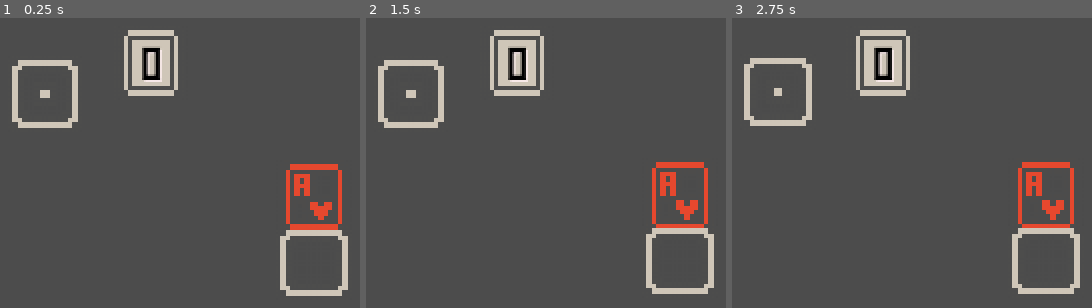
Above: before the commit, frames 1-3 (left to right).
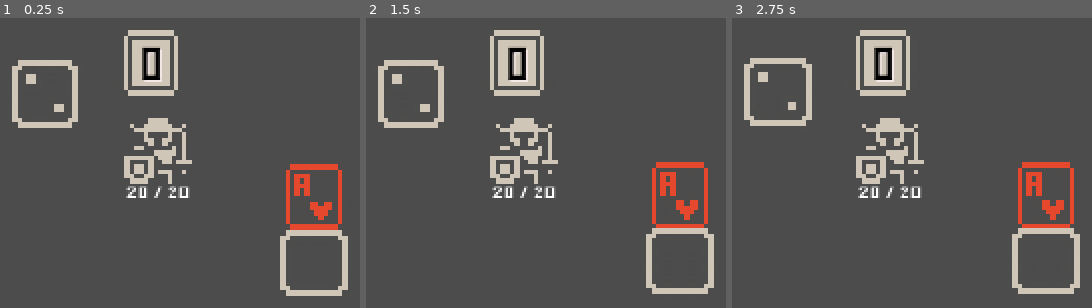
Above: after the commit, the same moments.

Repository: Karbb/gljam0
Game: Godot game, scene res://objects/GameArea.tscn
Two runs of this game, one before a commit and one after it. Both use one fixed random seed, a clock stepped at 60 frames per second and the inputs below.
Inputs (mouse positions are in pixels of both pictures, inside the frame that each line leads up to):
- Up to frame 1 (0.25 s): no input
- Up to frame 2 (1.5 s): tap Enter at 0.5 s; move the mouse to (517, 64) at 0.52 s; click (517, 64) at 0.67 s; tap Space at 1.25 s; move the mouse to (679, 197) at 1.27 s; click (679, 197) at 1.42 s
- Up to frame 3 (2.75 s): tap Enter at 2 s; move the mouse to (775, 93) at 2.02 s; click (775, 93) at 2.17 s

The runs differ from the first frame. In frame 1, 2.3% of the frame differs, in the area x 7-54%, y 19-63%; in frame 2, 2.3%; in frame 3, 2.3%.

Commit message:
omg pc don't do that plox

Diff:
--- /dev/null
+++ b/dynamic_font.tres
@@ -0,0 +1,6 @@
+[gd_resource type="DynamicFont" load_steps=2 format=2]
+
+[ext_resource path="res://assets/UniformRegular.otf" type="DynamicFontData" id=1]
+
+[resource]
+font_data = ExtResource( 1 )
--- a/objects/Card.tscn
+++ b/objects/Card.tscn
@@ -1,8 +1,9 @@
-[gd_scene load_steps=6 format=2]
+[gd_scene load_steps=7 format=2]
 
 [ext_resource path="res://scripts/Effect.gd" type="Script" id=1]
 [ext_resource path="res://scripts/Card.gd" type="Script" id=2]
 [ext_resource path="res://assets/X9tYQOD_3x.png" type="Texture" id=3]
+[ext_resource path="res://objects/DiceSlot.gd" type="Script" id=4]
 
 [sub_resource type="RectangleShape2D" id=1]
 extents = Vector2( 18, 22 )
@@ -41,10 +42,13 @@
 
 [node name="DiceSlot" type="Node2D" parent="."]
 position = Vector2( 0, 42 )
+script = ExtResource( 4 )
 
 [node name="Sprite" type="Sprite" parent="DiceSlot"]
 texture = ExtResource( 3 )
 region_enabled = true
 region_rect = Rect2( 1872, 672, 48, 48 )
+[connection signal="dice_applied" from="." to="DiceSlot" method="_on_Card_dice_applied"]
+[connection signal="dice_applied" from="." to="Effect" method="_on_Card_dice_applied"]
 [connection signal="area_entered" from="Area2D" to="." method="_on_Area2D_area_entered"]
 [connection signal="area_exited" from="Area2D" to="." method="_on_Area2D_area_exited"]
--- a/objects/Dice.tscn
+++ b/objects/Dice.tscn
@@ -9,12 +9,43 @@
 [sub_resource type="RectangleShape2D" id=2]
 extents = Vector2( 20, 20 )
 
+[sub_resource type="Animation" id=3]
+resource_name = "1"
+tracks/0/type = "value"
+tracks/0/path = NodePath("Sprite:region_rect")
+tracks/0/interp = 1
+tracks/0/loop_wrap = true
+tracks/0/imported = false
+tracks/0/enabled = true
+tracks/0/keys = {
+"times": PoolRealArray( 0 ),
+"transitions": PoolRealArray( 1 ),
+"update": 0,
+"values": [ Rect2( 2016, 672, 48, 48 ) ]
+}
+
+[sub_resource type="Animation" id=4]
+resource_name = "2"
+tracks/0/type = "value"
+tracks/0/path = NodePath("Sprite:region_rect")
+tracks/0/interp = 1
+tracks/0/loop_wrap = true
+tracks/0/imported = false
+tracks/0/enabled = true
+tracks/0/keys = {
+"times": PoolRealArray( 0 ),
+"transitions": PoolRealArray( 1 ),
+"update": 0,
+"values": [ Rect2( 2016, 672, 48, 48 ) ]
+}
+
 [node name="Dice" type="StaticBody2D" groups=[
 "dice",
 "pickable",
 ]]
 input_pickable = true
 script = ExtResource( 1 )
+value = 2
 
 [node name="CollisionShape2D" type="CollisionShape2D" parent="."]
 shape = SubResource( 1 )
@@ -22,11 +53,15 @@
 [node name="Sprite" type="Sprite" parent="."]
 texture = ExtResource( 2 )
 region_enabled = true
-region_rect = Rect2( 2016, 672, 48, 48 )
+region_rect = Rect2( 2064, 672, 48, 48 )
 
 [node name="Area2D" type="Area2D" parent="."]
 
 [node name="CollisionShape2D" type="CollisionShape2D" parent="Area2D"]
 shape = SubResource( 2 )
+
+[node name="AnimationPlayer" type="AnimationPlayer" parent="."]
+anims/1 = SubResource( 3 )
+anims/2 = SubResource( 4 )
 [connection signal="area_entered" from="Area2D" to="." method="_on_Area2D_area_entered"]
 [connection signal="area_exited" from="Area2D" to="." method="_on_Area2D_area_exited"]
--- /dev/null
+++ b/objects/DiceSlot.gd
@@ -0,0 +1,10 @@
+extends Node2D
+
+onready var sprite : Sprite = $Sprite
+
+func _on_Card_dice_applied(value : int) -> void:
+	var rect_pos_x = 2016 + (value - 1) * 48
+	var rect_pos_y = 672
+
+	var rect_pos : = Vector2(rect_pos_x, rect_pos_y)
+	sprite.set_region_rect(Rect2(rect_pos, sprite.region_rect.size))
--- /dev/null
+++ b/objects/Enemy.gd
@@ -0,0 +1,16 @@
+extends StaticBody2D
+
+signal health_change
+
+var max_hp : int = 20
+
+var hp : int = max_hp
+
+
+func _ready() -> void:
+	emit_signal("health_change", hp, max_hp)
+
+
+func is_attacked(effect : String):
+	print(effect)
+	hp = hp - 1
--- /dev/null
+++ b/objects/Enemy.tscn
@@ -0,0 +1,56 @@
+[gd_scene load_steps=7 format=2]
+
+[ext_resource path="res://assets/X9tYQOD_3x.png" type="Texture" id=1]
+[ext_resource path="res://objects/Enemy.gd" type="Script" id=2]
+[ext_resource path="res://dynamic_font.tres" type="DynamicFont" id=3]
+[ext_resource path="res://objects/HP.gd" type="Script" id=4]
+
+[sub_resource type="RectangleShape2D" id=1]
+extents = Vector2( 22, 22 )
+
+[sub_resource type="RectangleShape2D" id=2]
+extents = Vector2( 15.9417, 24.5893 )
+
+[node name="Enemy" type="StaticBody2D" groups=[
+"enemy",
+]]
+position = Vector2( 120, 108 )
+script = ExtResource( 2 )
+
+[node name="CollisionShape2D" type="CollisionShape2D" parent="."]
+shape = SubResource( 1 )
+
+[node name="Sprite" type="Sprite" parent="."]
+texture = ExtResource( 1 )
+region_enabled = true
+region_rect = Rect2( 1488, 0, 48, 48 )
+
+[node name="Control" type="Control" parent="."]
+margin_right = 40.0
+margin_bottom = 40.0
+__meta__ = {
+"_edit_use_anchors_": false
+}
+
+[node name="HP" type="Label" parent="Control"]
+margin_left = -22.0
+margin_top = 22.0
+margin_right = 25.0
+margin_bottom = 42.0
+rect_scale = Vector2( 0.934459, 0.691302 )
+custom_fonts/font = ExtResource( 3 )
+text = "%s / %s"
+align = 1
+max_lines_visible = 1
+script = ExtResource( 4 )
+__meta__ = {
+"_edit_use_anchors_": false
+}
+
+[node name="Area2D" type="Area2D" parent="."]
+scale = Vector2( 1, 2.96 )
+
+[node name="CollisionShape2D" type="CollisionShape2D" parent="Area2D"]
+scale = Vector2( 1.41902, 0.289058 )
+shape = SubResource( 2 )
+[connection signal="health_change" from="." to="Control/HP" method="_on_Enemy_health_change"]
--- a/objects/GameArea.tscn
+++ b/objects/GameArea.tscn
@@ -1,16 +1,15 @@
-[gd_scene load_steps=5 format=2]
+[gd_scene load_steps=6 format=2]
 
 [ext_resource path="res://objects/Card.tscn" type="PackedScene" id=1]
 [ext_resource path="res://objects/Deck.tscn" type="PackedScene" id=2]
 [ext_resource path="res://scripts/GameArea.gd" type="Script" id=3]
 [ext_resource path="res://objects/Dice.tscn" type="PackedScene" id=4]
+[ext_resource path="res://objects/Enemy.tscn" type="PackedScene" id=5]
 
 [node name="GameArea" type="Node2D"]
 script = ExtResource( 3 )
 
-[node name="Deck" parent="." groups=[
-"deck",
-] instance=ExtResource( 2 )]
+[node name="Deck" parent="." instance=ExtResource( 2 )]
 position = Vector2( 116, 52 )
 
 [node name="Card" parent="." instance=ExtResource( 1 )]
@@ -18,3 +17,5 @@
 
 [node name="Dice" parent="." instance=ExtResource( 4 )]
 position = Vector2( 48, 72 )
+
+[node name="Enemy" parent="." instance=ExtResource( 5 )]
--- /dev/null
+++ b/objects/HP.gd
@@ -0,0 +1,7 @@
+extends Label
+
+
+
+func _on_Enemy_health_change(hp : int, max_hp : int) -> void:
+	var hp_label = "%s / %s"
+	text = hp_label % [hp, max_hp]
--- a/scripts/Card.gd
+++ b/scripts/Card.gd
@@ -4,18 +4,21 @@
 
 signal clicked
 signal right_clicked
+signal dice_applied
 
 onready var front_sprite : Sprite = $SpriteFront
 onready var back_sprite : Sprite = $SpriteBack
 onready var anim_player : AnimationPlayer = $AnimationPlayer
 onready var area2D : Area2D = $Area2D
 onready var dice_slot_sprite : Node2D = $DiceSlot/Sprite
+onready var effect : Node = $Effect
 
 var is_upwards : = true
 var held : = false
 
 export var suit : String = "H"
 export var value : int = 1
+export var code : String = "H1"
 
 var collider
 
@@ -24,6 +27,7 @@
 func init(code : String) -> void:
 	self.suit = code[0]
 	self.value = int(code[1])
+	self.code = code
 
 
 func _ready() -> void:
@@ -80,7 +84,9 @@
 			collider.add_card(self)
 			queue_free()
 
-		#if collider is Enemy:
+		if collider and collider.is_in_group("enemy"):
+			collider.is_attacked(effect.get_calculated_effect(suit, value))
+			queue_free()
 
 
 
@@ -92,6 +98,7 @@
 		front_sprite.visible = false
 		back_sprite.visible = true
 
+
 func check_dice_slot():
 	if !dice:
 		dice_slot_sprite.show()
@@ -99,9 +106,8 @@
 		dice_slot_sprite.hide()
 
 
-func add_dice(dice):
-	dice = dice
-	dice_slot_sprite = dice.sprite
+func add_dice(dice : int):
+	emit_signal("dice_applied", dice)
 
 
 func _on_Area2D_area_entered(area: Area2D) -> void:
--- a/scripts/Dice.gd
+++ b/scripts/Dice.gd
@@ -7,6 +7,22 @@
 var held : = false
 
 var collider
+
+export(int, 1, 6) var value : int = 1
+
+onready var sprite : Sprite = $Sprite
+
+
+func init(value : int) -> void:
+	self.value = value
+
+
+func _ready() -> void:
+	var rect_pos_x = 2016 + (value - 1) * 48
+	var rect_pos_y = 672
+
+	var rect_pos : = Vector2(rect_pos_x, rect_pos_y)
+	sprite.set_region_rect(Rect2(rect_pos, sprite.region_rect.size))
 
 func _physics_process(delta: float) -> void:
 	if held:
@@ -29,12 +45,13 @@
 		held = false
 
 	if collider and collider.is_in_group("card"):
-		collider.add_dice(self)
+		collider.add_dice(self.value)
 		queue_free()
 
 
 func _on_Area2D_area_entered(area: Area2D) -> void:
 	collider = area.get_owner()
+	print('boh')
 
 
 func _on_Area2D_area_exited(area: Area2D) -> void:
--- a/scripts/Effect.gd
+++ b/scripts/Effect.gd
@@ -1,4 +1,6 @@
 extends Node
+
+var dice_value : int
 
 var effects = {
 	"S" : { #SPADES
@@ -30,3 +32,11 @@
 		5 : ""
 	}
 }
+
+
+func _on_Card_dice_applied(value : int) -> void:
+	dice_value = value
+
+
+func get_calculated_effect(suit : String, card_value : int) -> String:
+	return effects[suit][card_value].replace("D", str(dice_value))
Not shown: 1 places in objects/Dice.tscn that only renumber resources
